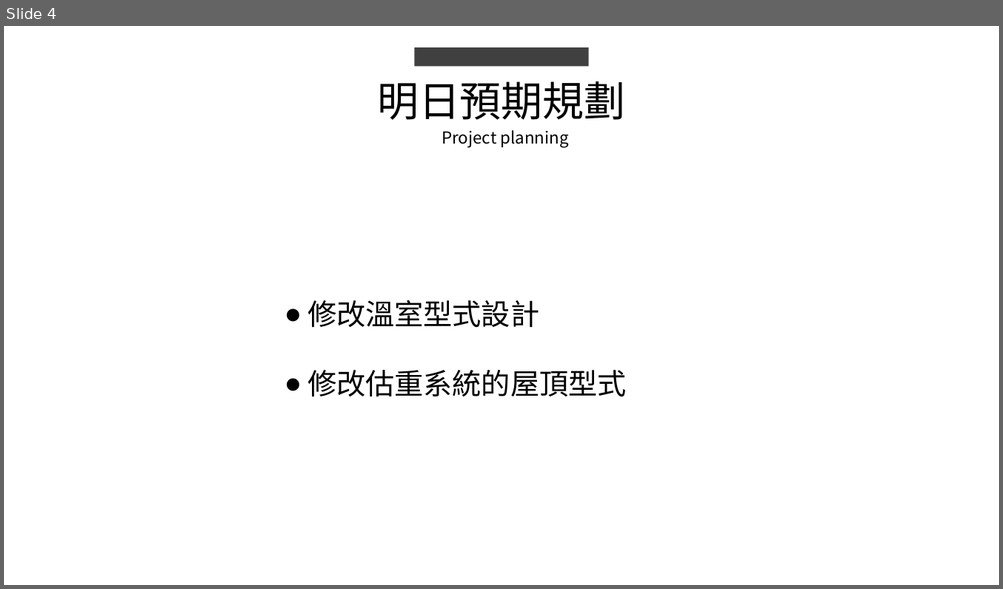
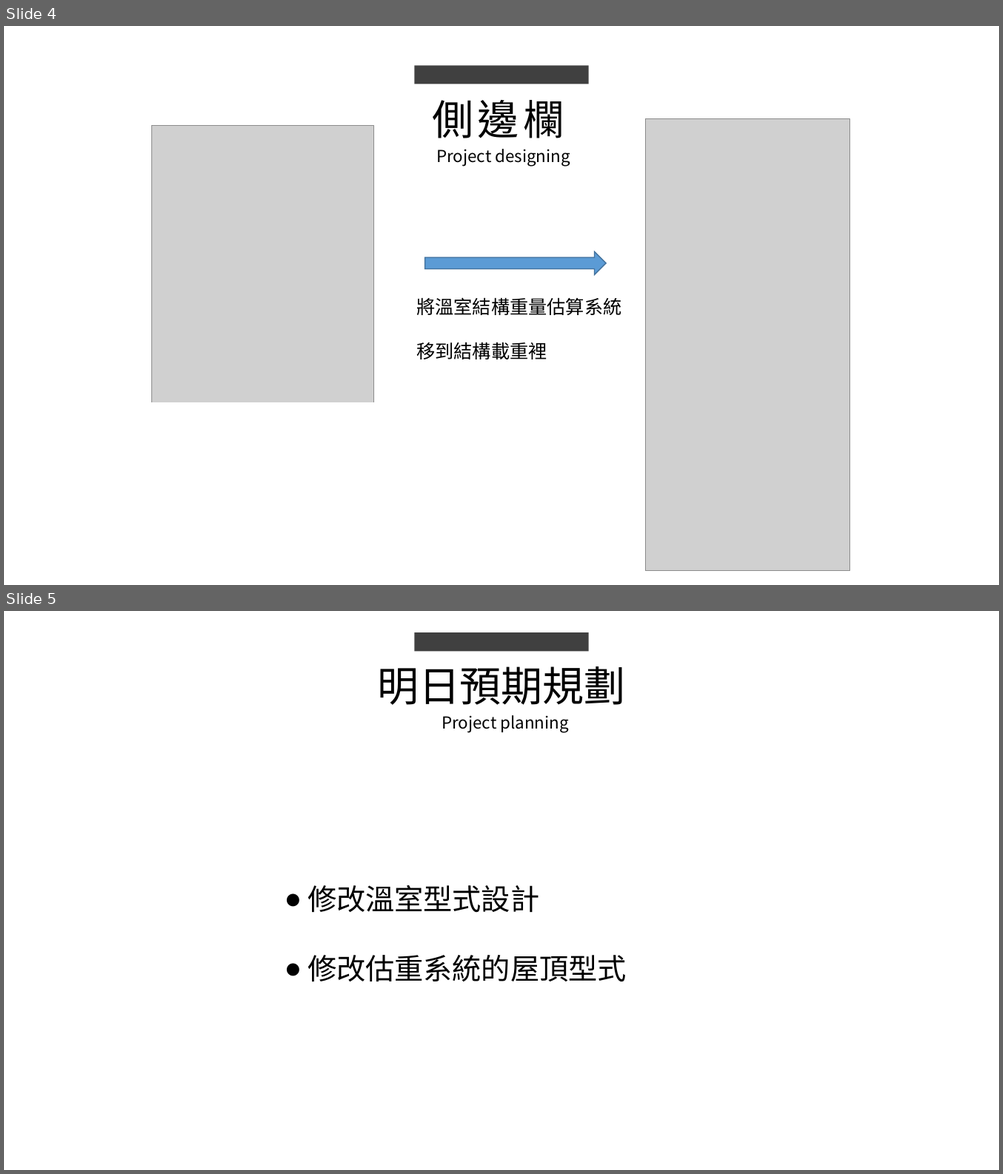
Before and after one commit to king637324/KnowledgeGreenhouseSystem, a slide deck: 工作日報_葉柏漢/2021.08/2021.08.06(加班)~2021.08.09工作日報_葉柏漢.pptx. Shown one above the other, each under a label of ours: slide 4 before the commit, slides 4 and 5 after it. The pictures are 1003x589 and 1003x1174 pixels, drawn with LibreOffice and Linux fonts; fonts in the diff are those of the drawing; grey boxes stand for pictures. Boxes give left, top, right and bottom in pixels: in the first picture for what was removed or moved away, otherwise in the second. Text is boxed around its words. In the diff, an @@ line names an element or a change of style, - is before the commit and + after.

```diff
--- a/工作日報_葉柏漢/2021.08/2021.08.06(加班)~2021.08.09工作日報_葉柏漢.pptx
+++ b/工作日報_葉柏漢/2021.08/2021.08.06(加班)~2021.08.09工作日報_葉柏漢.pptx
@@ slide 4 added at [4,26,999,585], background #FFFFFF @@
@@ rectangle added at [415,65,588,84], fill #404040 @@
@@ text added at [432,100,564,138], 40 pt, text #000000 @@
+側邊欄
@@ picture added at [152,126,373,571] @@
@@ picture added at [646,119,850,571] @@
@@ text added at [436,149,569,166], 16 pt, text #000000 @@
+Project designing
@@ right arrow added at [425,252,606,275], fill #5B9BD5, outline #43739E 1 pt @@
@@ text added at [416,298,621,360], 18 pt, text #000000 @@
+將溫室結構重量估算系統
+移到結構載重裡
@@ rectangle added at [69,403,425,580], fill #FFFFFF, outline #FFFFFF 1 pt @@
@@ what was slide 4 is now slide 5 @@
```
Also in this commit, not shown: 1 slide changed, 4 other files.
